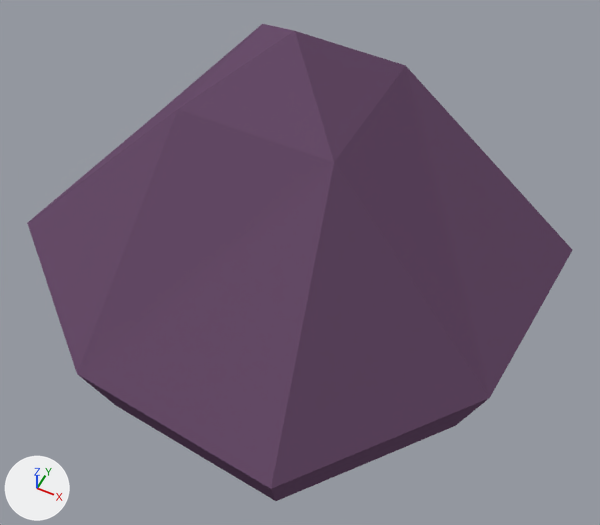
The Blender file Assets/Blender/Environment/PurpleMushrooms_One_Big.blender.blend: old version first, new version second.
Rendered twice from a camera (50 mm lens) standing at (0.661, -1.299, 2.223) and looking at (0.021, -0.018, 0.622). The lights are fixed; the arrows at lower left show +X, +Y and +Z.
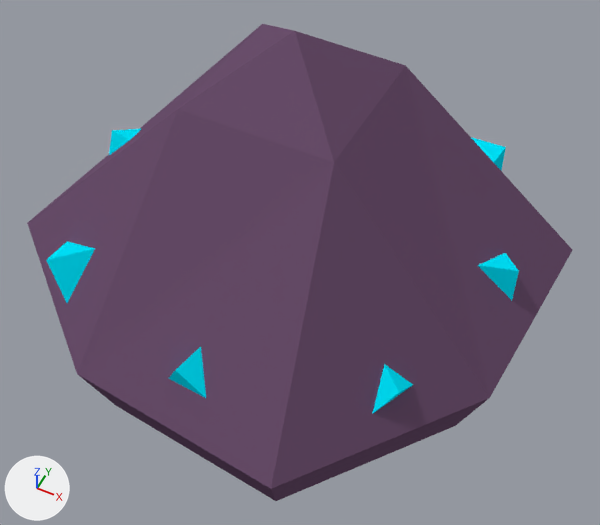
Where the change shows, as pixel boxes [x1, y1, x2, y2] in the pictures (600 x 525 px):
'GlowingSpikes', added (cyan)
    after: [46, 137, 506, 414]
'GlowingSpikes_Upper', added (cyan)
    after: [109, 129, 519, 398]

What changed in the scene script:
```text
Add mat_material:
    mat_material = diffuse_material('Material')
    mat_material.base_color = (0.0, 0.796, 1.0)  # cyan #00e7ff
Add me_cube_003:
    me_cube_003.from_pydata([(0.4, 0.392, 0.04), (0.261, 0.38, 0.048), (0.404, 0.398, -0.085), (0.384, 0.256, 0.048), (-0.386, 0.428, 0.029), (-0.286, 0.338, 0.066), (-0.324, 0.473, -0.071), (-0.429, 0.313, -0.032), (0.427, -0.386, 0.002), (0.321, -0.302, 0.037), (0.365, -0.447, -0.089), (0.456, -0.274, -0.072), (-0.418, -0.427, 0.02), (-0.3, -0.36, 0.056), (-0.346, -0.465, -0.092), (-0.443, -0.301, -0.026)], [], [(0, 2, 1), (1, 3, 0), (3, 2, 0), (4, 5, 6), (5, 4, 7), (7, 4, 6), (8, 9, 10), (9, 8, 11), (11, 8, 10), (12, 14, 13), (13, 15, 12), (15, 14, 12)])
    me_cube_003.materials.append(mat_material)  # cyan #00e7ff
Add me_cube_004:
    me_cube_004.from_pydata([(0.486, 0.513, -0.119), (0.35, 0.525, -0.147), (0.521, 0.493, -0.238), (0.442, 0.385, -0.094), (-0.492, 0.5, -0.107), (-0.353, 0.507, -0.121), (-0.516, 0.485, -0.229), (-0.455, 0.369, -0.083), (0.507, -0.496, -0.124), (0.588, -0.414, -0.224), (0.445, -0.388, -0.11), (0.452, -0.529, -0.246), (-0.517, -0.484, -0.125), (-0.393, -0.431, -0.087), (-0.479, -0.524, -0.237), (-0.532, -0.352, -0.16)], [], [(0, 2, 1), (1, 3, 0), (3, 2, 0), (4, 5, 6), (5, 4, 7), (7, 4, 6), (8, 9, 10), (9, 8, 11), (11, 8, 10), (12, 14, 13), (13, 15, 12), (15, 14, 12)])
    me_cube_004.materials.append(mat_material)  # cyan #00e7ff
Add ob_glowingspikes:
    ob_glowingspikes = bpy.data.objects.new('GlowingSpikes', me_cube_003)
    ob_glowingspikes.location = (0.0, 0.0, 0.8)
Add ob_glowingspikes_upper:
    ob_glowingspikes_upper = bpy.data.objects.new('GlowingSpikes_Upper', me_cube_004)
    ob_glowingspikes_upper.location = (0.0, 0.0, 0.917)
    ob_glowingspikes_upper.rotation_euler = (0.0, 0.0, -0.785)  # degrees (0, 0, -45)
    ob_glowingspikes_upper.scale = (0.778, 0.778, 0.778)
```
